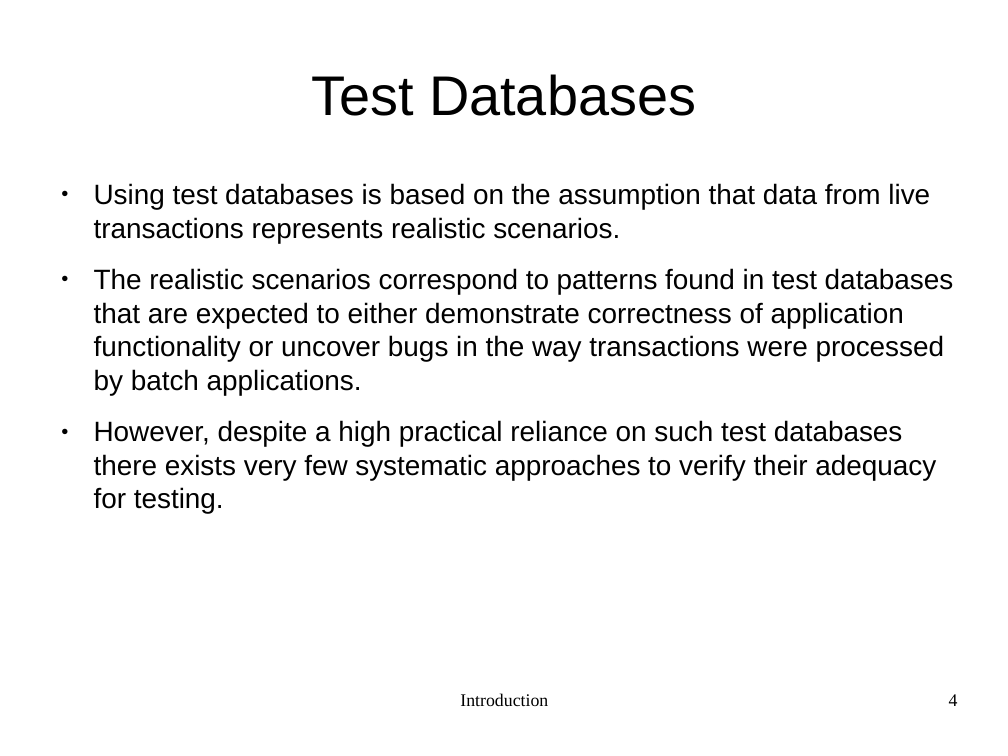
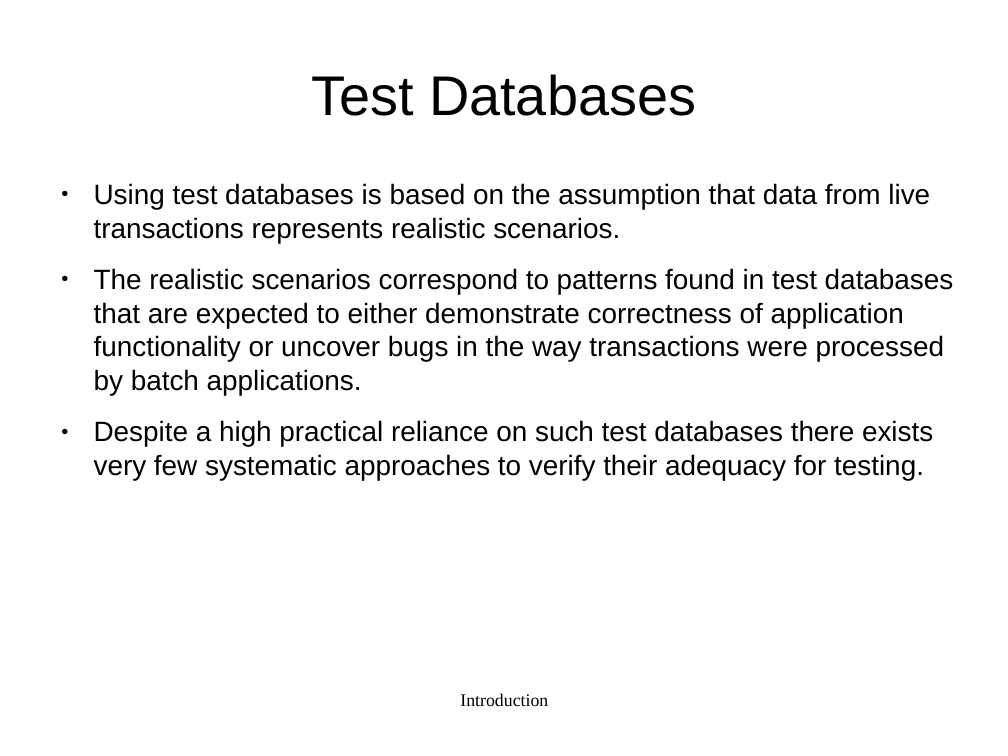
Before and after one commit to FabioBis/University, a slide deck: slide 3 of UNIBO/ComplementiBD/DataInteractionCoverage.odp (slide 4 before the commit). Drawn at 1008x756 pixels with LibreOffice and Linux fonts; fonts in the diff are those of the drawing. Boxes give left, top, right and bottom in pixels: in the first picture for what was removed or moved away, otherwise in the second. Text is boxed around its words. In the diff, an @@ line names an element or a change of style, - is before the commit and + after.

```diff
--- a/UNIBO/ComplementiBD/DataInteractionCoverage.odp
+++ b/UNIBO/ComplementiBD/DataInteractionCoverage.odp
@@ text at (x1=94, y1=420, x2=933, y2=480): text changed @@
-● However, despite a high practical reliance on such test databases there exists very few systematic approaches to verify their adequacy for testing.
+● Despite a high practical reliance on such test databases there exists very few systematic approaches to verify their adequacy for testing.
@@ page number removed at (x1=949, y1=694, x2=958, y2=706) @@
-4
```
Also in this commit, not shown: 2 other slides changed, 18 slides added, 2 slides removed, 1 other file.
